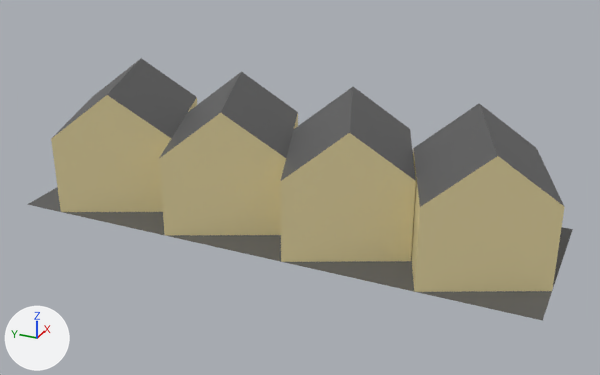
One commit to the glTF model assets/buildings/3x1_Buildings.col.glb: the scene before it, then after it.
The view is the same before and after, from a camera (50 mm lens) standing at (-78.1, -36.2, 42.9) and looking at (-1.2, -1.6, 4.5). Arrows for +X, +Y and +Z are at lower left; the lights stay in place. Vertices at the same position are counted once.

The older version as bpy lines, for what is in view:
```python
me_plane_037 = bpy.data.meshes.new('Plane.037')
me_plane_037.from_pydata(...)  # 52 vertices, 82 faces; spans x -10.0..10.0, y -30.0..30.0, z 0.0..14.3
# faces by material slot: [64, 18]
me_plane_037.materials.append(mat_material_052)  # beige #e7d8a3
me_plane_037.materials.append(mat_tarseal_018)  # dark grey #5c5c5c
ob_3x1_buildings_col = bpy.data.objects.new('3x1_Buildings.col', me_plane_037)
ob_3x1_buildings_col.location = (0.0, 0.0, 0.0)
```
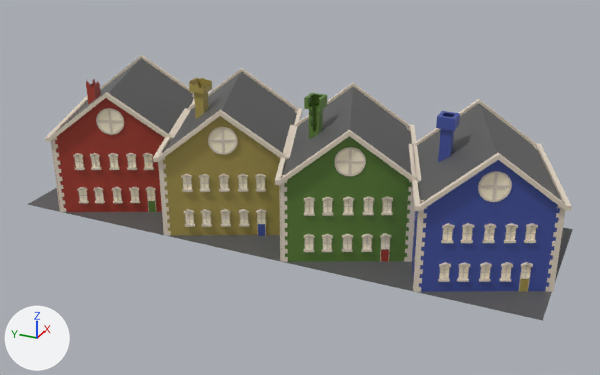
Commit message: added updated buildings

Where the change shows, as pixel boxes [x1, y1, x2, y2] in the pictures (600 x 375 px):
'3x1_Buildings.col', reshaped
    before: [27, 58, 573, 321]
    after: [27, 55, 573, 321]
part 1 of me_plane_037, added
    after: [45, 55, 572, 292]
part 2 of me_plane_037, recoloured (beige to red)
    both: [52, 98, 165, 212]
part 3 of me_plane_037, recoloured (beige to green)
    both: [280, 136, 412, 262]
part 4 of me_plane_037, recoloured (beige to blue)
    both: [412, 160, 560, 292]
part 5 of me_plane_037, recoloured (beige to yellow)
    both: [163, 77, 280, 235]

What the commit changed:
Material 'Material.002' (mat_material_002) is new.
Its base color is (0.392, 0.309, 0.0777) (yellow #a8974f).
Material 'Building' (mat_building) is new.
Its base color is (0.772, 0.675, 0.551) (light grey #e4d6c4).
Material 'Glass.003' (mat_glass_003) is new.
Its base color is (1.0, 0.958, 0.844) (white #fffaed).
Its metallic is 1.0.
Its roughness is 1.0.
Material 'red' (mat_red) is new.
Its base color is (0.377, 0.043, 0.0253) (red #a53a2c).
Material 'Blew' (mat_blew) is new.
Its base color is (0.0569, 0.0873, 0.356) (blue #4353a1).
Material 'Building.003' (mat_building_003) is new.
Its base color is (0.772, 0.675, 0.551) (light grey #e4d6c4).
Material 'Green Walls' (mat_green_walls) is new.
Its base color is (0.107, 0.214, 0.0363) (green #5c7f36).
me_plane_037 is used by ob_3x1_buildings_col; location (0.0, 0.0, 0.0).
me_plane_037 had 52 vertices, 82 faces and spanned x -10.0..10.0, y -30.0..30.0, z 0.0..14.3.
me_plane_037 now has 8909 vertices, 15174 faces and spans x -10.6..10.2, y -30.6..30.6, z 0.0..15.6.
me_plane_037 part 1: 8857 vertices added at x -10.6..10.2, y -30.6..30.6, z 0.0..15.6.
me_plane_037 part 2: 16 faces spanning x -10.0..9.5, y 12.8..30.0, z 0.0..14.3 switch from mat_material_052 (beige #e7d8a3) to mat_red (red #a53a2c).
me_plane_037 part 3: 16 faces spanning x -10.0..9.5, y -15.7..1.5, z 0.0..14.3 switch from mat_material_052 (beige #e7d8a3) to mat_green_walls (green #5c7f36).
me_plane_037 part 4: 16 faces spanning x -10.0..9.5, y -30.0..-12.8, z 0.0..14.3 switch from mat_material_052 (beige #e7d8a3) to mat_blew (blue #4353a1).
me_plane_037 part 5: 16 faces spanning x -10.0..9.5, y -1.4..15.8, z 0.0..14.3 switch from mat_material_052 (beige #e7d8a3) to mat_material_002 (yellow #a8974f).
me_plane_037 now uses material mat_building_003 (light grey #e4d6c4).
me_plane_037 now uses material mat_glass_003 (white #fffaed).
me_plane_037 now uses material mat_building (light grey #e4d6c4).
